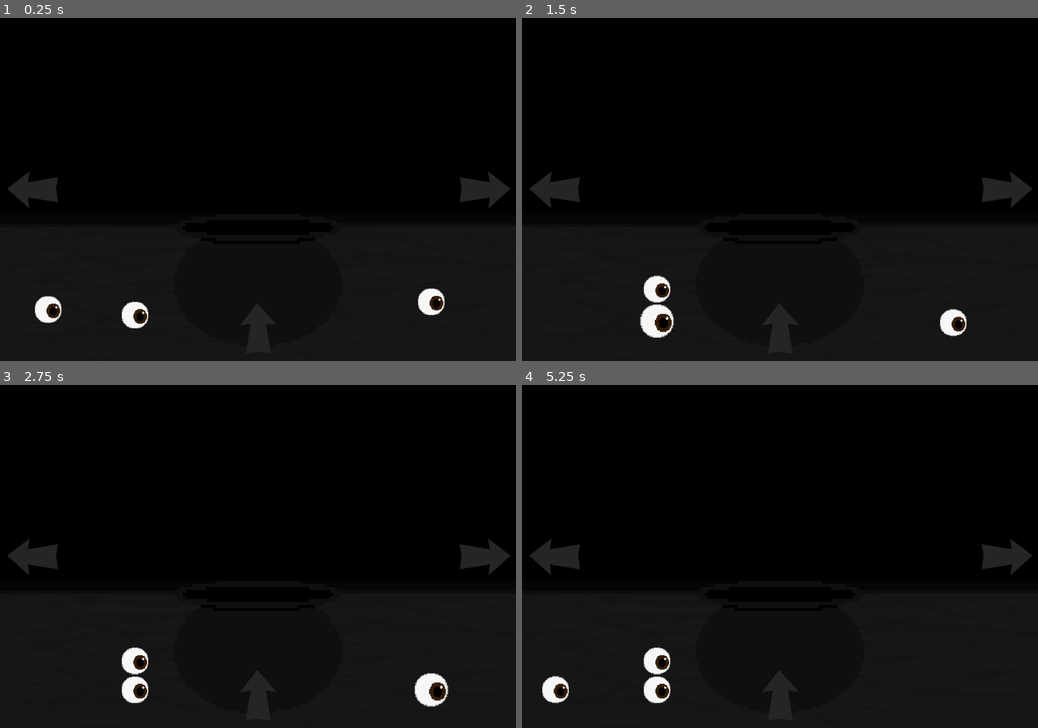
Above: before the commit, frames 1-4 (two rows, left to right).
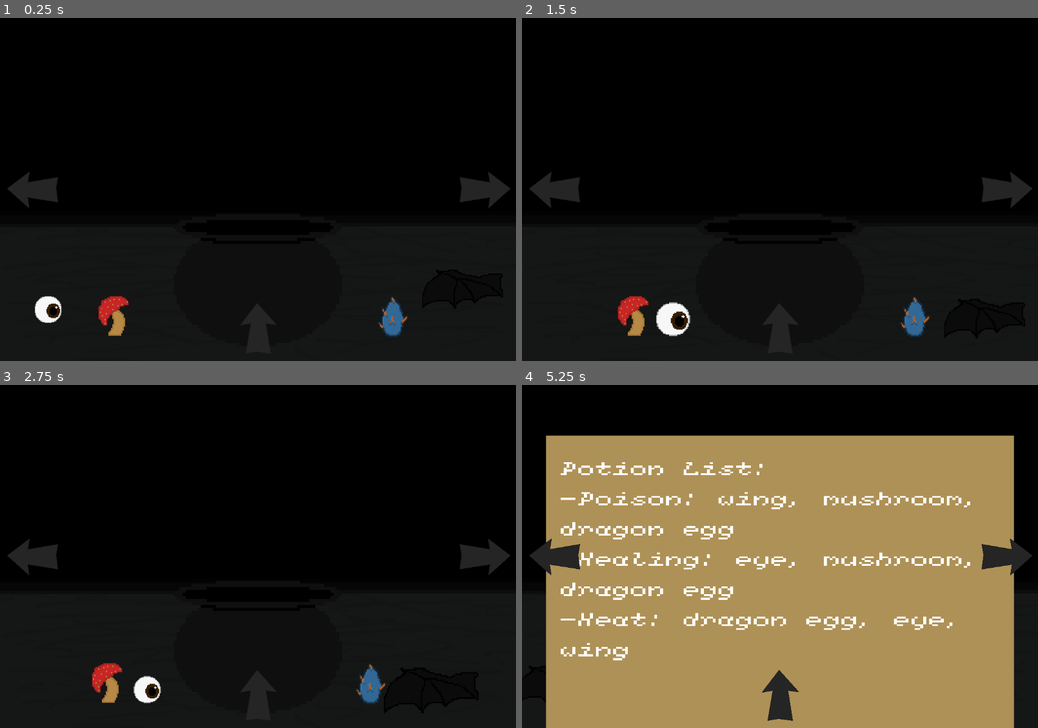
Above: after the commit, the same moments.

Repository: BCThunder/PirateJam15
Game: Godot game, scene res://levels/main_level.tscn
Two runs of this game, one before a commit and one after it. Both use one fixed random seed, a clock stepped at 60 frames per second and the inputs below. The engine's default icon, where the game draws it, is replaced by a stand-in: a white triangle on a blue panel in a dark square.
Inputs (mouse positions are in pixels of both pictures, inside the frame that each line leads up to):
- Up to frame 1 (0.25 s): no input
- Up to frame 2 (1.5 s): move the mouse to (568, 323) at 0.52 s; press the mouse at (568, 323) at 0.53 s; right-click (568, 323) at 0.8 s; tap Enter at 1.25 s; move the mouse to (656, 323) at 1.27 s; release the mouse at (656, 323) at 1.28 s; right-click (656, 323) at 1.35 s
- Up to frame 3 (2.75 s): click (134, 690) at 1.55 s; move the mouse to (433, 690) at 2.02 s; press the mouse at (433, 690) at 2.03 s; right-click (433, 690) at 2.3 s
- Up to frame 4 (5.25 s): move the mouse to (552, 556) at 2.77 s; release the mouse at (552, 556) at 2.78 s; right-click (552, 556) at 2.85 s; click (552, 556) at 3.05 s; tap Space at 3.5, 5 s; move the mouse to (1007, 556) at 3.52 s; press the mouse at (1007, 556) at 3.53 s; right-click (1007, 556) at 3.8 s; tap Enter at 4.25 s; move the mouse to (780, 697) at 4.27 s; release the mouse at (780, 697) at 4.28 s; right-click (780, 697) at 4.35 s; click (780, 697) at 4.55 s; move the mouse to (805, 556) at 5.02 s; press the mouse at (805, 556) at 5.03 s

The runs differ from the first frame. In frame 1, 1.5% of the frame differs, in the area x 19-87%, y 78-94%; in frame 2, 2.2%; in frame 3, 2.1%; in frame 4, 76%, in the area x 3-96%, y 14-100%.

Commit message:
New Features
-Added new sprites
-Added new scenes for ingredients
-Added check list that can display and hide

Diff:
--- /dev/null
+++ b/entities/bat_wing.gd
@@ -0,0 +1,43 @@
+extends CharacterBody2D
+
+@export var GRAVITY : int = 1
+@export var base_scale : float = 0.6
+@export var enlarged_scale : float = 0.7
+
+var draggable : bool = false
+var offset : Vector2
+
+# Called when the node enters the scene tree for the first time.
+func _ready():
+	pass # Replace with function body.
+
+
+# Called every frame. 'delta' is the elapsed time since the previous frame.
+func _process(delta):
+	if draggable:
+		if Input.is_action_just_pressed("select"):
+			offset = get_global_mouse_position() - global_position
+			GameManager.is_dragging = true
+		if Input.is_action_pressed("select"):
+			global_position = get_global_mouse_position()
+		elif Input.is_action_just_released("select"):
+			GameManager.is_dragging = false
+
+
+func _physics_process(delta):
+	if not is_on_floor():
+		velocity.y = GRAVITY * delta
+
+	move_and_collide(velocity)
+
+
+func _on_selectable_area_2d_mouse_entered():
+	if not GameManager.is_dragging:
+		draggable = true
+		scale = Vector2(enlarged_scale, enlarged_scale)
+
+
+func _on_selectable_area_2d_mouse_exited():
+	if not GameManager.is_dragging:
+		draggable = false
+		scale = Vector2(base_scale, base_scale)
--- /dev/null
+++ b/entities/bat_wing.tscn
@@ -0,0 +1,37 @@
+[gd_scene load_steps=5 format=3 uid="uid://bll3koaa3siua"]
+
+[ext_resource type="Script" path="res://entities/bat_wing.gd" id="1_isjh5"]
+[ext_resource type="Texture2D" uid="uid://ea42hx58ncd4" path="res://assets/sprites/objects/bat_wing.png" id="2_jthbh"]
+
+[sub_resource type="CapsuleShape2D" id="CapsuleShape2D_5vis4"]
+radius = 75.0
+height = 320.0
+
+[sub_resource type="CapsuleShape2D" id="CapsuleShape2D_43umh"]
+radius = 75.25
+height = 320.0
+
+[node name="BatWing" type="CharacterBody2D" groups=["ingredients"]]
+visibility_layer = 2
+scale = Vector2(0.6, 0.6)
+script = ExtResource("1_isjh5")
+
+[node name="Sprite2D" type="Sprite2D" parent="."]
+scale = Vector2(4.92, 4.92)
+texture = ExtResource("2_jthbh")
+
+[node name="CollisionShape2D" type="CollisionShape2D" parent="."]
+rotation = 1.5708
+shape = SubResource("CapsuleShape2D_5vis4")
+debug_color = Color(0.898039, 0.313726, 0.00392157, 0.419608)
+
+[node name="SelectableArea2D" type="Area2D" parent="."]
+
+[node name="CollisionShape2D" type="CollisionShape2D" parent="SelectableArea2D"]
+position = Vector2(0, -0.25)
+rotation = 1.5708
+shape = SubResource("CapsuleShape2D_43umh")
+debug_color = Color(0, 0.6, 0.701961, 0.419608)
+
+[connection signal="mouse_entered" from="SelectableArea2D" to="." method="_on_selectable_area_2d_mouse_entered"]
+[connection signal="mouse_exited" from="SelectableArea2D" to="." method="_on_selectable_area_2d_mouse_exited"]
--- a/entities/cauldron.gd
+++ b/entities/cauldron.gd
@@ -1,5 +1,7 @@
 extends Node2D
 
+var ingredients_in_cauldron : Array[String] = []
+var num_ingredients : int = 0
 
 # Called when the node enters the scene tree for the first time.
 func _ready():
@@ -8,10 +10,16 @@
 
 # Called every frame. 'delta' is the elapsed time since the previous frame.
 func _process(delta):
-	pass
+	if num_ingredients == 4:
+		if CheckList.check_list.has_all(ingredients_in_cauldron):
+			print("Potion Made!")
+			num_ingredients = 0
 
 
 func _on_area_2d_body_entered(body):
 	if body.is_in_group("ingredients"):
 		print("Cauldron received ingredient.")
+		ingredients_in_cauldron.append(body.name)
+		num_ingredients += 1
+		print("Ingredients in cauldron: ", ingredients_in_cauldron)
 		body.queue_free()
--- a/entities/cauldron.tscn
+++ b/entities/cauldron.tscn
@@ -8,7 +8,7 @@
 [sub_resource type="RectangleShape2D" id="RectangleShape2D_gbh7s"]
 size = Vector2(34, 21)
 
-[node name="Cauldron" type="Node2D"]
+[node name="Cauldron" type="Node2D" groups=["cauldron"]]
 position = Vector2(2, -65)
 scale = Vector2(5, 5)
 script = ExtResource("1_b3e83")
--- /dev/null
+++ b/entities/dragon_egg.gd
@@ -0,0 +1,43 @@
+extends CharacterBody2D
+
+@export var GRAVITY : int = 1
+@export var base_scale : float = 0.6
+@export var enlarged_scale : float = 0.7
+
+var draggable : bool = false
+var offset : Vector2
+
+# Called when the node enters the scene tree for the first time.
+func _ready():
+	pass # Replace with function body.
+
+
+# Called every frame. 'delta' is the elapsed time since the previous frame.
+func _process(delta):
+	if draggable:
+		if Input.is_action_just_pressed("select"):
+			offset = get_global_mouse_position() - global_position
+			GameManager.is_dragging = true
+		if Input.is_action_pressed("select"):
+			global_position = get_global_mouse_position()
+		elif Input.is_action_just_released("select"):
+			GameManager.is_dragging = false
+
+
+func _physics_process(delta):
+	if not is_on_floor():
+		velocity.y = GRAVITY * delta
+
+	move_and_collide(velocity)
+
+
+func _on_selectable_area_2d_mouse_entered():
+	if not GameManager.is_dragging:
+		draggable = true
+		scale = Vector2(enlarged_scale, enlarged_scale)
+
+
+func _on_selectable_area_2d_mouse_exited():
+	if not GameManager.is_dragging:
+		draggable = false
+		scale = Vector2(base_scale, base_scale)
--- /dev/null
+++ b/entities/dragon_egg.tscn
@@ -0,0 +1,35 @@
+[gd_scene load_steps=5 format=3 uid="uid://0sulru6f1uuo"]
+
+[ext_resource type="Script" path="res://entities/dragon_egg.gd" id="1_7h1x1"]
+[ext_resource type="Texture2D" uid="uid://ckppbvd3xtg77" path="res://assets/sprites/objects/dragon_egg.png" id="2_bsp7h"]
+
+[sub_resource type="CapsuleShape2D" id="CapsuleShape2D_hb37n"]
+radius = 55.0
+height = 160.0
+
+[sub_resource type="CapsuleShape2D" id="CapsuleShape2D_h82xq"]
+radius = 55.0
+height = 160.0
+
+[node name="DragonEgg" type="CharacterBody2D" groups=["ingredients"]]
+visibility_layer = 2
+scale = Vector2(0.6, 0.6)
+script = ExtResource("1_7h1x1")
+
+[node name="Sprite2D" type="Sprite2D" parent="."]
+scale = Vector2(4.92, 4.92)
+texture = ExtResource("2_bsp7h")
+
+[node name="CollisionShape2D" type="CollisionShape2D" parent="."]
+shape = SubResource("CapsuleShape2D_hb37n")
+debug_color = Color(0.898039, 0.313726, 0.00392157, 0.419608)
+
+[node name="SelectableArea2D" type="Area2D" parent="."]
+
+[node name="CollisionShape2D" type="CollisionShape2D" parent="SelectableArea2D"]
+position = Vector2(0, -2.38419e-07)
+shape = SubResource("CapsuleShape2D_h82xq")
+debug_color = Color(0, 0.6, 0.701961, 0.419608)
+
+[connection signal="mouse_entered" from="SelectableArea2D" to="." method="_on_selectable_area_2d_mouse_entered"]
+[connection signal="mouse_exited" from="SelectableArea2D" to="." method="_on_selectable_area_2d_mouse_exited"]
--- a/entities/ingredient.gd
+++ b/entities/eyeball.gd
@@ -1,6 +1,8 @@
 extends CharacterBody2D
 
 @export var GRAVITY : int = 1
+@export var base_scale : float = 0.4
+@export var enlarged_scale : float = 0.5
 
 var draggable : bool = false
 var offset : Vector2
@@ -32,10 +34,10 @@
 func _on_selectable_area_2d_mouse_entered():
 	if not GameManager.is_dragging:
 		draggable = true
-		scale = Vector2(0.5, 0.5)
+		scale = Vector2(enlarged_scale, enlarged_scale)
 
 
 func _on_selectable_area_2d_mouse_exited():
 	if not GameManager.is_dragging:
 		draggable = false
-		scale = Vector2(0.4, 0.4)
+		scale = Vector2(base_scale, base_scale)
--- a/entities/ingredient.tscn
+++ b/entities/eyeball.tscn
@@ -1,7 +1,7 @@
 [gd_scene load_steps=5 format=3 uid="uid://d3pbsjqj6rxt0"]
 
-[ext_resource type="Script" path="res://entities/ingredient.gd" id="1_x5jbe"]
-[ext_resource type="Texture2D" uid="uid://bo2h1u63bwv4e" path="res://assets/sprites/objects/eyeball.png" id="2_su3t7"]
+[ext_resource type="Script" path="res://entities/eyeball.gd" id="1_y64dl"]
+[ext_resource type="Texture2D" uid="uid://bo2h1u63bwv4e" path="res://assets/sprites/objects/eyeball.png" id="2_xntu8"]
 
 [sub_resource type="CircleShape2D" id="CircleShape2D_3tfnh"]
 radius = 83.863
@@ -9,15 +9,15 @@
 [sub_resource type="CircleShape2D" id="CircleShape2D_t8nd2"]
 radius = 83.6305
 
-[node name="Ingredient" type="CharacterBody2D" groups=["ingredients"]]
+[node name="Eyeball" type="CharacterBody2D" groups=["ingredients"]]
 visibility_layer = 2
 scale = Vector2(0.4, 0.4)
-script = ExtResource("1_x5jbe")
+script = ExtResource("1_y64dl")
 GRAVITY = 30
 
 [node name="Sprite2D" type="Sprite2D" parent="."]
 scale = Vector2(4.92, 4.92)
-texture = ExtResource("2_su3t7")
+texture = ExtResource("2_xntu8")
 
 [node name="CollisionShape2D" type="CollisionShape2D" parent="."]
 shape = SubResource("CircleShape2D_3tfnh")
--- /dev/null
+++ b/entities/mushroom.gd
@@ -0,0 +1,43 @@
+extends CharacterBody2D
+
+@export var GRAVITY : int = 1
+@export var base_scale : float = 0.6
+@export var enlarged_scale : float = 0.7
+
+var draggable : bool = false
+var offset : Vector2
+
+# Called when the node enters the scene tree for the first time.
+func _ready():
+	pass # Replace with function body.
+
+
+# Called every frame. 'delta' is the elapsed time since the previous frame.
+func _process(delta):
+	if draggable:
+		if Input.is_action_just_pressed("select"):
+			offset = get_global_mouse_position() - global_position
+			GameManager.is_dragging = true
+		if Input.is_action_pressed("select"):
+			global_position = get_global_mouse_position()
+		elif Input.is_action_just_released("select"):
+			GameManager.is_dragging = false
+
+
+func _physics_process(delta):
+	if not is_on_floor():
+		velocity.y = GRAVITY * delta
+
+	move_and_collide(velocity)
+
+
+func _on_selectable_area_2d_mouse_entered():
+	if not GameManager.is_dragging:
+		draggable = true
+		scale = Vector2(enlarged_scale, enlarged_scale)
+
+
+func _on_selectable_area_2d_mouse_exited():
+	if not GameManager.is_dragging:
+		draggable = false
+		scale = Vector2(base_scale, base_scale)
--- /dev/null
+++ b/entities/mushroom.tscn
@@ -0,0 +1,35 @@
+[gd_scene load_steps=5 format=3 uid="uid://dwfawsu7c63rw"]
+
+[ext_resource type="Script" path="res://entities/mushroom.gd" id="1_p0tk2"]
+[ext_resource type="Texture2D" uid="uid://nrhvvyrvsom3" path="res://assets/sprites/objects/mushroom.png" id="2_f0hl2"]
+
+[sub_resource type="CircleShape2D" id="CircleShape2D_y8bl5"]
+radius = 80.039
+
+[sub_resource type="CircleShape2D" id="CircleShape2D_t8nd2"]
+radius = 80.0004
+
+[node name="Mushroom" type="CharacterBody2D" groups=["ingredients"]]
+visibility_layer = 2
+scale = Vector2(0.6, 0.6)
+script = ExtResource("1_p0tk2")
+
+[node name="Sprite2D" type="Sprite2D" parent="."]
+position = Vector2(0, -5)
+scale = Vector2(4.92, 4.92)
+texture = ExtResource("2_f0hl2")
+
+[node name="CollisionShape2D" type="CollisionShape2D" parent="."]
+position = Vector2(0, -2.84217e-14)
+shape = SubResource("CircleShape2D_y8bl5")
+debug_color = Color(0.898039, 0.313726, 0.00392157, 0.419608)
+
+[node name="SelectableArea2D" type="Area2D" parent="."]
+
+[node name="CollisionShape2D" type="CollisionShape2D" parent="SelectableArea2D"]
+position = Vector2(0, -0.25)
+shape = SubResource("CircleShape2D_t8nd2")
+debug_color = Color(0, 0.6, 0.701961, 0.419608)
+
+[connection signal="mouse_entered" from="SelectableArea2D" to="." method="_on_selectable_area_2d_mouse_entered"]
+[connection signal="mouse_exited" from="SelectableArea2D" to="." method="_on_selectable_area_2d_mouse_exited"]
--- /dev/null
+++ b/levels/check_list.gd
@@ -0,0 +1,20 @@
+extends Node2D
+
+@onready var animation_player = $AnimationPlayer
+var has_played_animation : bool = false
+
+# Called when the node enters the scene tree for the first time.
+func _ready():
+	pass # Replace with function body.
+
+
+# Called every frame. 'delta' is the elapsed time since the previous frame.
+func _process(delta):
+	if GameManager.show_check_list and !has_played_animation:
+		animation_player.play("display_page")
+		has_played_animation = true
+
+	if Input.is_action_just_pressed("hide"):
+		animation_player.play("hide_page")
+		GameManager.show_check_list = false
+		has_played_animation = false
--- a/levels/check_list.tscn
+++ b/levels/check_list.tscn
@@ -1,11 +1,89 @@
-[gd_scene format=3 uid="uid://cs0hp2mn51nr2"]
+[gd_scene load_steps=8 format=3 uid="uid://cs0hp2mn51nr2"]
+
+[ext_resource type="Script" path="res://levels/check_list.gd" id="1_stf6r"]
+[ext_resource type="Texture2D" uid="uid://dkk1ld54yt1o2" path="res://assets/sprites/ui/paper.png" id="2_3mvj6"]
+[ext_resource type="FontFile" uid="uid://d1pva8hay6fi4" path="res://assets/sprites/ui/monogram-extended-italic.ttf" id="3_po3c5"]
+
+[sub_resource type="Animation" id="Animation_r0bvj"]
+length = 0.001
+tracks/0/type = "bezier"
+tracks/0/imported = false
+tracks/0/enabled = true
+tracks/0/path = NodePath("PaperSprite:position:y")
+tracks/0/interp = 1
+tracks/0/loop_wrap = true
+tracks/0/keys = {
+"handle_modes": PackedInt32Array(0),
+"points": PackedFloat32Array(1152, -0.25, 0, 0.25, 0),
+"times": PackedFloat32Array(0)
+}
+
+[sub_resource type="Animation" id="Animation_hy0ha"]
+resource_name = "display_page"
+length = 0.1
+tracks/0/type = "bezier"
+tracks/0/imported = false
+tracks/0/enabled = true
+tracks/0/path = NodePath("PaperSprite:position:y")
+tracks/0/interp = 1
+tracks/0/loop_wrap = true
+tracks/0/keys = {
+"handle_modes": PackedInt32Array(0, 2),
+"points": PackedFloat32Array(760, -0.25, 0, 0.00993694, -341, 70, -0.0887254, 72, 0.0502859, -40.8066),
+"times": PackedFloat32Array(0, 0.1)
+}
+
+[sub_resource type="Animation" id="Animation_flomk"]
+resource_name = "hide_page"
+length = 0.1
+tracks/0/type = "bezier"
+tracks/0/imported = false
+tracks/0/enabled = true
+tracks/0/path = NodePath("PaperSprite:position:y")
+tracks/0/interp = 1
+tracks/0/loop_wrap = true
+tracks/0/keys = {
+"handle_modes": PackedInt32Array(2, 0),
+"points": PackedFloat32Array(70, 0, 0, 0.00592394, 434, 760, -0.0892987, -81, 0, 0),
+"times": PackedFloat32Array(0, 0.1)
+}
+
+[sub_resource type="AnimationLibrary" id="AnimationLibrary_jqd18"]
+_data = {
+"RESET": SubResource("Animation_r0bvj"),
+"display_page": SubResource("Animation_hy0ha"),
+"hide_page": SubResource("Animation_flomk")
+}
 
 [node name="CheckList" type="Node2D"]
+script = ExtResource("1_stf6r")
 
-[node name="ColorRect" type="ColorRect" parent="."]
+[node name="PaperSprite" type="Sprite2D" parent="."]
+z_index = 3
+position = Vector2(0, 1152)
+scale = Vector2(34, 22)
+texture = ExtResource("2_3mvj6")
+
+[node name="PotionListLabel" type="Label" parent="PaperSprite"]
 anchors_preset = 15
 anchor_right = 1.0
 anchor_bottom = 1.0
+offset_left = -14.7059
+offset_top = -14.5
+offset_right = 102.294
+offset_bottom = 102.5
 grow_horizontal = 2
 grow_vertical = 2
-color = Color(0.933333, 0.905882, 0.843137, 1)
+scale = Vector2(0.2, 0.2)
+theme_override_fonts/font = ExtResource("3_po3c5")
+theme_override_font_sizes/font_size = 16
+text = "Potion List:
+-Poison: wing, mushroom, dragon egg
+-Healing: eye, mushroom, dragon egg
+-Heat: dragon egg, eye, wing"
+autowrap_mode = 1
+
+[node name="AnimationPlayer" type="AnimationPlayer" parent="."]
+libraries = {
+"": SubResource("AnimationLibrary_jqd18")
+}
--- a/levels/main_level.tscn
+++ b/levels/main_level.tscn
@@ -1,9 +1,10 @@
-[gd_scene load_steps=6 format=3 uid="uid://c5q0j8emen618"]
+[gd_scene load_steps=7 format=3 uid="uid://c5q0j8emen618"]
 
 [ext_resource type="PackedScene" uid="uid://t5fd6qvdxatb" path="res://levels/mid_scene.tscn" id="1_itrcv"]
 [ext_resource type="PackedScene" uid="uid://cwkqggwwy3n26" path="res://levels/right_scene.tscn" id="2_k5jml"]
 [ext_resource type="PackedScene" uid="uid://dibr48ub85rdi" path="res://levels/left_scene.tscn" id="3_8ecwj"]
 [ext_resource type="Script" path="res://levels/camera.gd" id="4_sv41r"]
+[ext_resource type="PackedScene" uid="uid://cs0hp2mn51nr2" path="res://levels/check_list.tscn" id="5_003mi"]
 [ext_resource type="PackedScene" uid="uid://b1nvqp1opf5ha" path="res://levels/ui.tscn" id="5_arux8"]
 
 [node name="MainLevel" type="Node2D"]
@@ -17,6 +18,8 @@
 [node name="LeftScene" parent="." instance=ExtResource("3_8ecwj")]
 position = Vector2(-1200, 0)
 
+[node name="CheckList" parent="." instance=ExtResource("5_003mi")]
+
 [node name="UI" parent="." instance=ExtResource("5_arux8")]
 
 [node name="Camera2D" type="Camera2D" parent="."]
--- a/levels/mid_scene.tscn
+++ b/levels/mid_scene.tscn
@@ -1,9 +1,12 @@
-[gd_scene load_steps=7 format=3 uid="uid://t5fd6qvdxatb"]
+[gd_scene load_steps=10 format=3 uid="uid://t5fd6qvdxatb"]
 
+[ext_resource type="PackedScene" uid="uid://d3pbsjqj6rxt0" path="res://entities/eyeball.tscn" id="2_2wtxc"]
 [ext_resource type="Texture2D" uid="uid://ckf3nepcota5l" path="res://assets/sprites/environments/plains.png" id="2_b6xki"]
-[ext_resource type="PackedScene" uid="uid://d3pbsjqj6rxt0" path="res://entities/ingredient.tscn" id="3_hjlfr"]
+[ext_resource type="PackedScene" uid="uid://0sulru6f1uuo" path="res://entities/dragon_egg.tscn" id="3_7mhew"]
+[ext_resource type="PackedScene" uid="uid://bll3koaa3siua" path="res://entities/bat_wing.tscn" id="4_8qf5j"]
 [ext_resource type="PackedScene" uid="uid://cqs6yy15aooi1" path="res://entities/cauldron.tscn" id="4_n3ukc"]
 [ext_resource type="Texture2D" uid="uid://i4x887n28h6r" path="res://assets/sprites/objects/cauldron_bottom.png" id="5_pxin4"]
+[ext_resource type="PackedScene" uid="uid://dwfawsu7c63rw" path="res://entities/mushroom.tscn" id="5_xns8q"]
 [ext_resource type="Texture2D" uid="uid://1ylkljxrd48t" path="res://icon.svg" id="6_amu21"]
 
 [sub_resource type="RectangleShape2D" id="RectangleShape2D_2lq1b"]
@@ -19,23 +22,26 @@
 
 [node name="Ingredients" type="Node" parent="."]
 
-[node name="Ingredient" parent="Ingredients" instance=ExtResource("3_hjlfr")]
+[node name="Eyeball" parent="Ingredients" instance=ExtResource("2_2wtxc")]
 z_index = 1
 position = Vector2(-488, 130)
 floor_stop_on_slope = false
 GRAVITY = 600
 
-[node name="Ingredient2" parent="Ingredients" instance=ExtResource("3_hjlfr")]
+[node name="DragonEgg" parent="Ingredients" instance=ExtResource("3_7mhew")]
 z_index = 1
-position = Vector2(-286, 143)
-floor_stop_on_slope = false
+position = Vector2(314, 157)
+GRAVITY = 750
+
+[node name="BatWing" parent="Ingredients" instance=ExtResource("4_8qf5j")]
+z_index = 1
+position = Vector2(476, 81)
 GRAVITY = 600
 
-[node name="Ingredient3" parent="Ingredients" instance=ExtResource("3_hjlfr")]
+[node name="Mushroom" parent="Ingredients" instance=ExtResource("5_xns8q")]
 z_index = 1
-position = Vector2(403, 112)
-floor_stop_on_slope = false
-GRAVITY = 600
+position = Vector2(-333, 190)
+GRAVITY = 650
 
 [node name="CauldronParts" type="Node" parent="."]
 
--- a/levels/ui.gd
+++ b/levels/ui.gd
@@ -10,6 +10,8 @@
 var left_arrow_selected : bool = false
 var right_arrow_selected : bool = false
 var up_arrow_selected : bool = false
+
+@onready var animation_player = $CanvasLayer/AnimationPlayer
 
 # Called when the node enters the scene tree for the first time.
 func _ready():
@@ -34,7 +36,8 @@
 		elif right_arrow_selected:
 			GameManager.scene_position += 1
 		elif up_arrow_selected:
-			print("Up arrow selected.")
+			GameManager.show_check_list = true
+			print("Display page")
 
 
 func _on_left_arrow_mouse_entered():
--- /dev/null
+++ b/managers/check_list.gd
@@ -0,0 +1,13 @@
+extends Node
+
+var check_list : Dictionary = {"Eyeball" : 0, "Mushroom" : 1, "DragonEgg" : 2, "BatWing" : 3}
+
+
+# Called when the node enters the scene tree for the first time.
+func _ready():
+	pass # Replace with function body.
+
+
+# Called every frame. 'delta' is the elapsed time since the previous frame.
+func _process(delta):
+	pass
--- a/managers/game_manager.gd
+++ b/managers/game_manager.gd
@@ -5,3 +5,6 @@
 
 # Handle Scene Transitions
 var scene_position : int = 1
+
+# Handle Check List
+var show_check_list : bool = false
--- a/project.godot
+++ b/project.godot
@@ -18,6 +18,7 @@
 [autoload]
 
 GameManager="*res://managers/game_manager.gd"
+CheckList="*res://managers/check_list.gd"
 
 [display]
 
@@ -46,6 +47,11 @@
 "events": [Object(InputEventMouseButton,"resource_local_to_scene":false,"resource_name":"","device":-1,"window_id":0,"a …(253 unchanged characters)…
 ]
 }
+hide={
+"deadzone": 0.5,
+"events": [Object(InputEventMouseButton,"resource_local_to_scene":false,"resource_name":"","device":-1,"window_id":0,"alt_pressed":false,"shift_pressed":false,"ctrl_pressed":false,"meta_pressed":false,"button_mask":0,"position":Vector2(0, 0),"global_position":Vector2(0, 0),"factor":1.0,"button_index":2,"canceled":false,"pressed":false,"double_click":false,"script":null)
+]
+}
 
 [layer_names]
 
Binary file added: assets/sprites/objects/bat_wing.png
Not shown, added: assets/sprites/objects/bat_wing.png.import
Binary file added: assets/sprites/objects/dragon_egg.png
Not shown, added: assets/sprites/objects/dragon_egg.png.import
Binary file added: assets/sprites/objects/mushroom.png
Not shown, added: assets/sprites/objects/mushroom.png.import
Binary file added: assets/sprites/ui/monogram-extended-italic.ttf
Not shown, added: assets/sprites/ui/monogram-extended-italic.ttf.import
Binary file added: assets/sprites/ui/monogram.ttf
Not shown, added: assets/sprites/ui/monogram.ttf.import
Binary file added: assets/sprites/ui/paper.png
Not shown, added: assets/sprites/ui/paper.png.import
